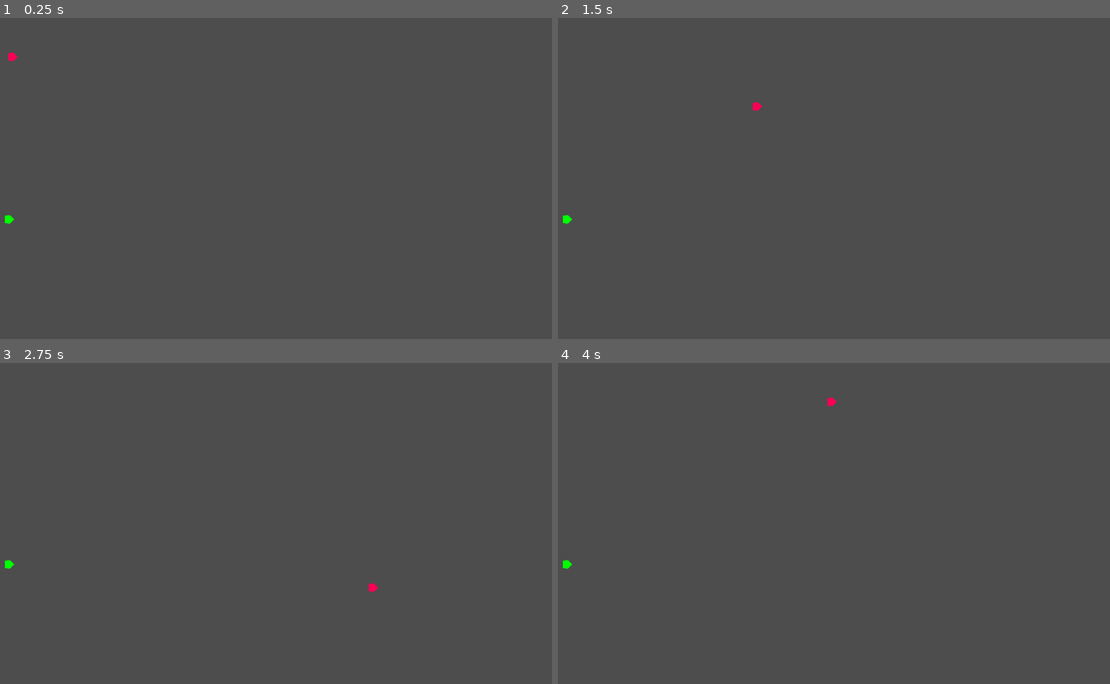
Above: before the commit, frames 1-4 (two rows, left to right).
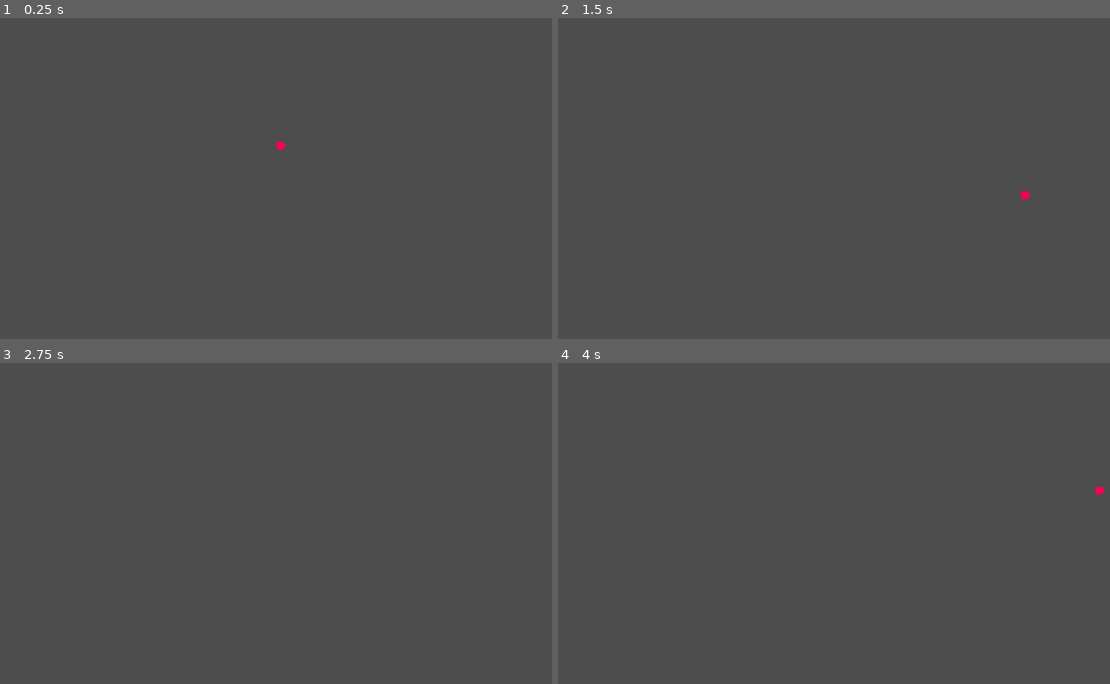
Above: after the commit, the same moments.

Repository: markusphil/godot_tests
Game: Godot game, scene res://scenes/teste_scene.tscn
The game is run twice, just before and just after one commit, with the same random seed, the same clock (stepped at 60 frames per second) and the same inputs. The project has no main scene, so this scene is started directly.
Inputs:
- Up to frame 1 (0.25 s): no input
- Up to frame 2 (1.5 s): tap Enter at 0.5 s; hold Right (right) 0.53-1.28 s; hold S (down) from 1.28 s (still down)
- Up to frame 3 (2.75 s): tap Space at 2 s; release S (down) at 2.03 s; hold Right (right) from 2.03 s (still down)
- Up to frame 4 (4 s): tap Enter at 2.75 s; release Right (right) at 2.78 s; hold W (up) 2.78-3.53 s; tap Space at 3.5 s; hold A (left) from 3.53 s (still down)

The runs differ from the first frame. In frame 1, 0.1% of the frame differs, in the area x 0-52%, y 10-65%; in frame 2, 0.1%; in frame 3, less than 0.1%; in frame 4, 0.1%, in the area x 0-100%, y 10-65%.
Error before the commit: Invalid access to property or key '0' on a base object of type 'Dictionary'. (res://addons/multiplayer_input/multiplayer_input.gd:158)

Commit message:
Add spawn logic

Diff:
--- a/global/MultiplayerInput.gd
+++ /dev/null
@@ -1,15 +0,0 @@
-extends Node
-
-
-# Called when the node enters the scene tree for the first time.
-func _ready():
-	pass # Replace with function body.
-
-
-# Called every frame. 'delta' is the elapsed time since the previous frame.
-func _process(delta):
-	pass
-
-
-func init():
-	var root_actions = InputMap.get_actions()
--- a/player/player.gd
+++ b/player/player.gd
@@ -1,15 +1,19 @@
 extends CharacterBody2D
 
 @export var player_color: Color
-@export var controller_index: int
+@export_range(-1, 3) var controller_index: int
 @onready var polygon: Polygon2D = $Polygon2D
 
 const BASE_SPEED = 500
 
+func init(device_id: int, color: Color):
+	player_color = color
+	controller_index = device_id
+
+
 # Called when the node enters the scene tree for the first time.
 func _ready():
 	polygon.color = player_color
-	MultiplayerInput.reset()
 
 # Called every frame. 'delta' is the elapsed time since the previous frame.
 func _process(delta):
--- a/player/player.tscn
+++ b/player/player.tscn
@@ -4,7 +4,6 @@
 
 [node name="player" type="CharacterBody2D"]
 script = ExtResource("1_d8l46")
-controller_index = -1
 
 [node name="CollisionPolygon2D" type="CollisionPolygon2D" parent="."]
 position = Vector2(-36, -35)
--- /dev/null
+++ b/player/player_spawner.gd
@@ -0,0 +1,35 @@
+extends Node2D
+
+
+const PLAYER_COLORS = [
+	Color(0.98, 0, 0.33),
+	Color(0, 0.98, 0.1),
+	Color(0, 0.5, 0.5),
+	Color(0.65, 0.5, 0)
+]
+const MAX_PLAYERS = 4
+var players = {}
+
+# Called when the node enters the scene tree for the first time.
+func _ready():
+	var devices = [-1] + Input.get_connected_joypads()
+	print(devices)
+	for device_id in devices:
+		spawn_player(device_id)
+
+
+func spawn_player(device_id: int) -> void:
+	var id: int = players.size()
+	var player_node: CharacterBody2D = load("res://player/player.tscn").instantiate()
+	players[id] = {
+		"device_id": device_id,
+		"color":  PLAYER_COLORS[id],
+		"node": player_node
+	}
+	player_node.init(device_id, players[id]["color"])
+	# randomize spawn location
+	player_node.position = Vector2(randf_range(-100, 100), randf_range(-100, 100))
+
+	add_child(player_node)
+	print("added player: " + str(id))
+	print_tree()
--- /dev/null
+++ b/player/player_spawner.tscn
@@ -0,0 +1,7 @@
+[gd_scene load_steps=2 format=3 uid="uid://cmu2btdws6ols"]
+
+[ext_resource type="Script" path="res://player/player_spawner.gd" id="1_0w4oh"]
+
+[node name="player_spawner" type="Node2D"]
+position = Vector2(571, 338)
+script = ExtResource("1_0w4oh")
--- a/scenes/teste_scene.tscn
+++ b/scenes/teste_scene.tscn
@@ -1,14 +1,7 @@
 [gd_scene load_steps=2 format=3 uid="uid://b80p1cf8ovmg8"]
 
-[ext_resource type="PackedScene" uid="uid://b6qspqsn7mthl" path="res://player/player.tscn" id="1_ed478"]
+[ext_resource type="PackedScene" uid="uid://cmu2btdws6ols" path="res://player/player_spawner.tscn" id="1_2j0od"]
 
 [node name="teste_scene" type="Node2D"]
 
-[node name="player" parent="." instance=ExtResource("1_ed478")]
-position = Vector2(63, 78)
-player_color = Color(0.984314, 0, 0.329412, 1)
-
-[node name="player2" parent="." instance=ExtResource("1_ed478")]
-position = Vector2(56, 406)
-player_color = Color(0, 1, 0, 1)
-controller_index = 0
+[node name="player_spawner" parent="." instance=ExtResource("1_2j0od")]
